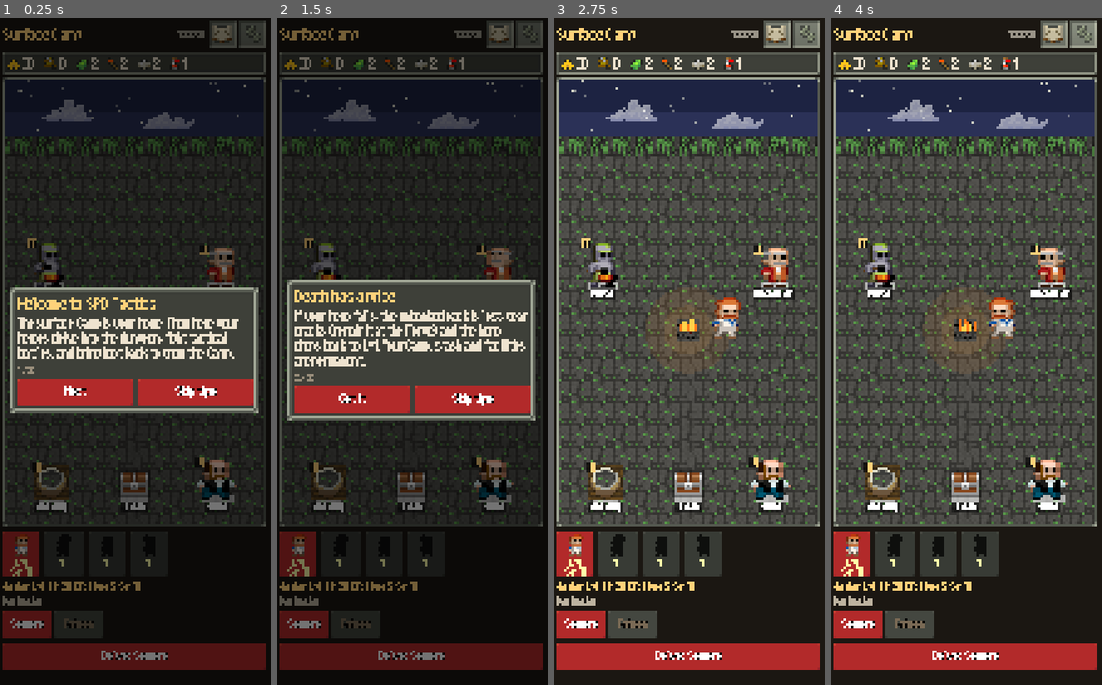
Above: before the commit, frames 1-4 (left to right).
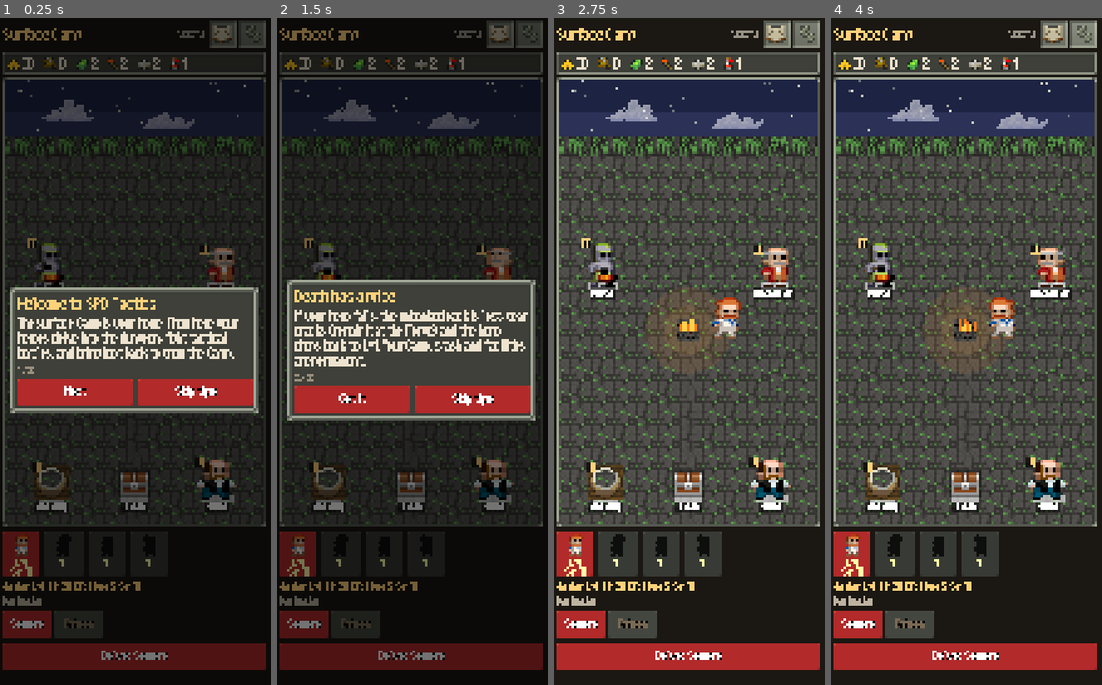
Above: after the commit, the same moments.

Repository: DaltonGoesFast/Idle-Pixel-Dungeon
Game: Godot game, scene res://scenes/main.tscn
The game is run twice, just before and just after one commit, with the same random seed, the same clock (stepped at 60 frames per second) and the same inputs.
Inputs (mouse positions are in pixels of both pictures, inside the frame that each line leads up to):
- Up to frame 1 (0.25 s): no input
- Up to frame 2 (1.5 s): click "Next" at 0.5 s; click "Next" at 1.25 s
- Up to frame 3 (2.75 s): click "Skip tips" at 2 s
- Up to frame 4 (4 s): click (1053, 38) at 2.77 s; click (1085, 38) at 3.52 s

The runs differ from the first frame. In frame 1, less than 0.1% of the frame differs, in the area x 66-75%, y 1-3%; in frame 2, less than 0.1%; in frame 3, less than 0.1%; in frame 4, less than 0.1%.

Commit message:
Cut v0.27.1 so the patrol relaunch fix can ship on Windows and Android.
Co-authored-by: Cursor <cursoragent@cursor.com>

Diff:
--- a/project.godot
+++ b/project.godot
@@ -3,7 +3,7 @@
 [application]
 
 config/name="SPD Tactics"
-config/version="0.27.0"
+config/version="0.27.1"
 run/main_scene="res://scenes/main.tscn"
 config/icon="res://icon.png"
 config/features=PackedStringArray("4.7", "GL Compatibility")
Not shown, changed: export_presets.cfg
Not shown, changed: docs/CHANGELOG.md
